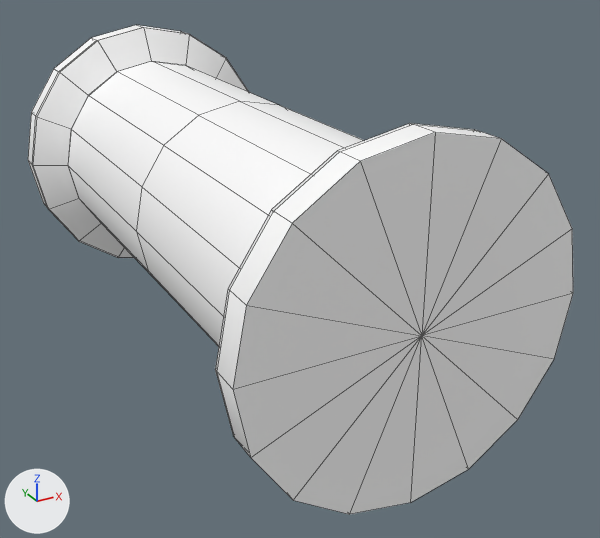
What one commit did to the FBX model Content/scenes/pipes/pipeSegment8_16.fbx.
The view is the same before and after, from a 50 mm lens placed at (-0.089, -0.1931, 0.0763), pointed at (0.0103, -0.0126, -0.0139). The axes (+X, +Y, +Z) are drawn at lower left. The lights are the same throughout. Mesh edges are drawn as thin lines. Objects named as collision shapes, trigger or cutter boxes, shadow casters or lower levels of detail are left out. Where no turn or scale is listed for an object, it has been applied to the vertices.

The scene before the commit, as lines of its bpy script (objects in view):
```python
me_mesh = bpy.data.meshes.new('Mesh')
me_mesh.from_pydata(...)  # 178 vertices, 192 faces; spans x -0.04..0.04, y -0.08..0.08, z -0.04..0.04
me_mesh.materials.append(mat_pipesmaterial)  # its picture is missing
ob_pipesegment8_16 = bpy.data.objects.new('pipeSegment8_16', me_mesh)
ob_pipesegment8_16.location = (0.0, 0.0, 0.0)
```
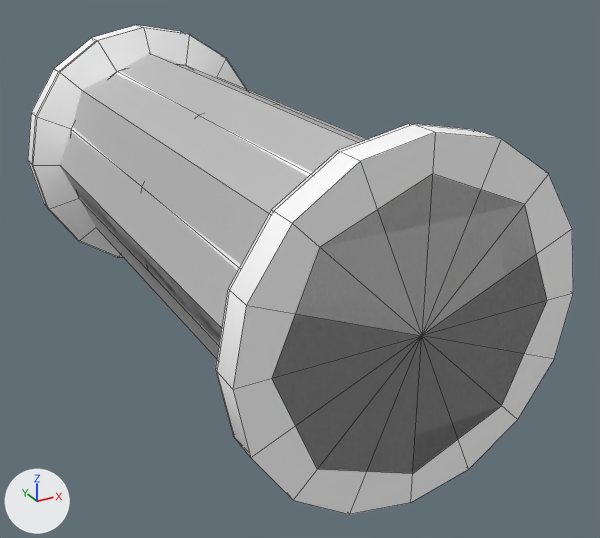
Commit message: Pipe works

The change, as a list of edits to the scene's bpy script:
```text
Add mat_phong1:
    mat_phong1 = principled_material('phong1')
    mat_phong1.base_color = (0.5, 0.5, 0.5)  # grey #bcbcbc
    mat_phong1.roughness = 0.553
Add me_mesh_001:
    me_mesh_001.from_pydata([(0.0, 0.08, -0.033), (0.023, 0.08, -0.023), (0.033, 0.08, 0.0), (0.023, 0.08, 0.023), (0.0, 0.08, 0.032), (-0.023, 0.08, 0.023), (-0.032, 0.08, 0.0), (-0.023, 0.08, -0.023), (0.0, -0.08, -0.032), (0.023, -0.08, -0.023), (0.033, -0.08, 0.0), (0.023, -0.08, 0.023), (0.0, -0.08, 0.033), (-0.023, -0.08, 0.023), (-0.032, -0.08, 0.0), (-0.023, -0.08, -0.023), (-0.032, 0.08, 0.0), (-0.023, 0.08, -0.023), (-0.023, -0.08, -0.023), (-0.032, -0.08, 0.0)], [], [(0, 1, 9, 8), (1, 2, 10, 9), (2, 3, 11, 10), (3, 4, 12, 11), (4, 5, 13, 12), (5, 6, 14, 13), (6, 7, 15, 14), (7, 0, 8, 15), (0, 7, 6, 5, 4, 3, 2, 1), (8, 9, 10, 11, 12, 13, 14, 15), (16, 17, 18, 19), (17, 0, 8, 18)])
    me_mesh_001.materials.append(mat_phong1)  # grey #bcbcbc
Add ob_lightmapproxy:
    ob_lightmapproxy = bpy.data.objects.new('lightmapProxy', me_mesh_001)
    ob_lightmapproxy.location = (0.0, 0.0, 0.0)
```

What differs and where, as boxes (x1, y1, x2, y2) in the pictures (600 x 538 px):
'lightmapProxy', added: after (60, 53, 547, 474)
